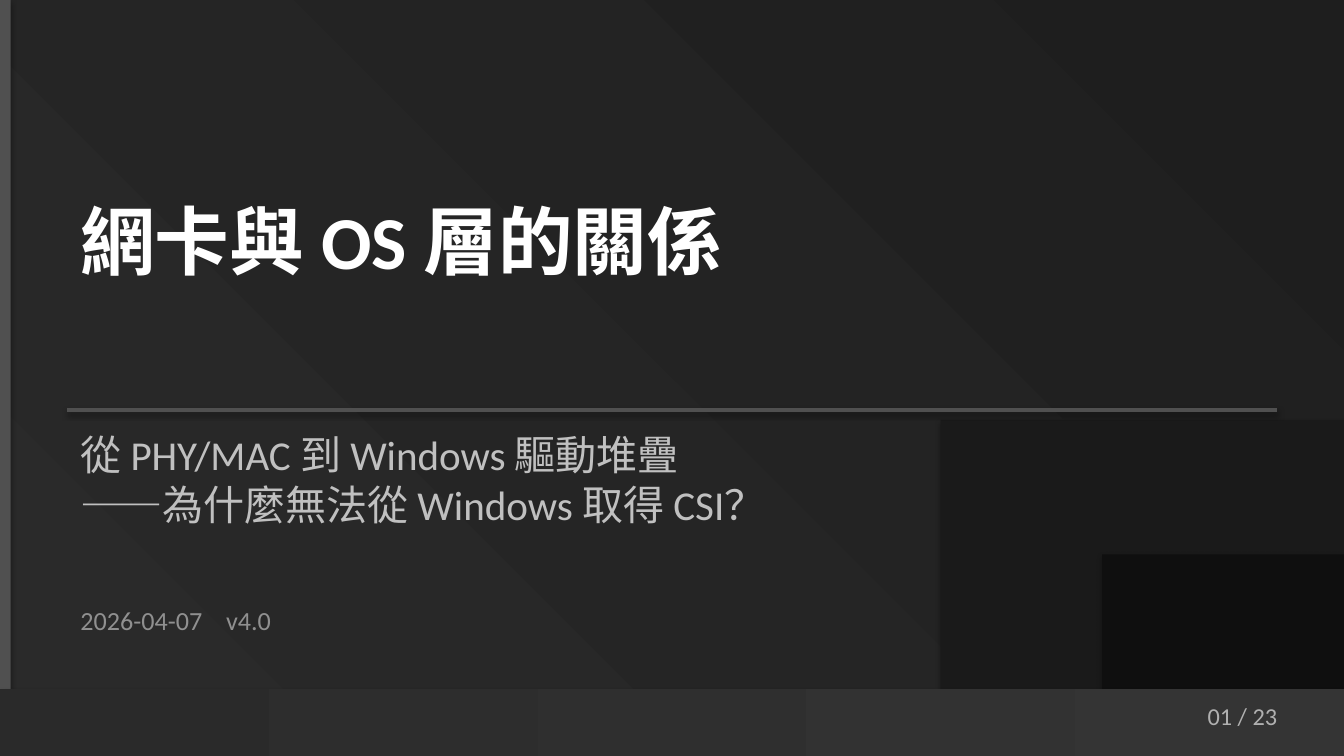
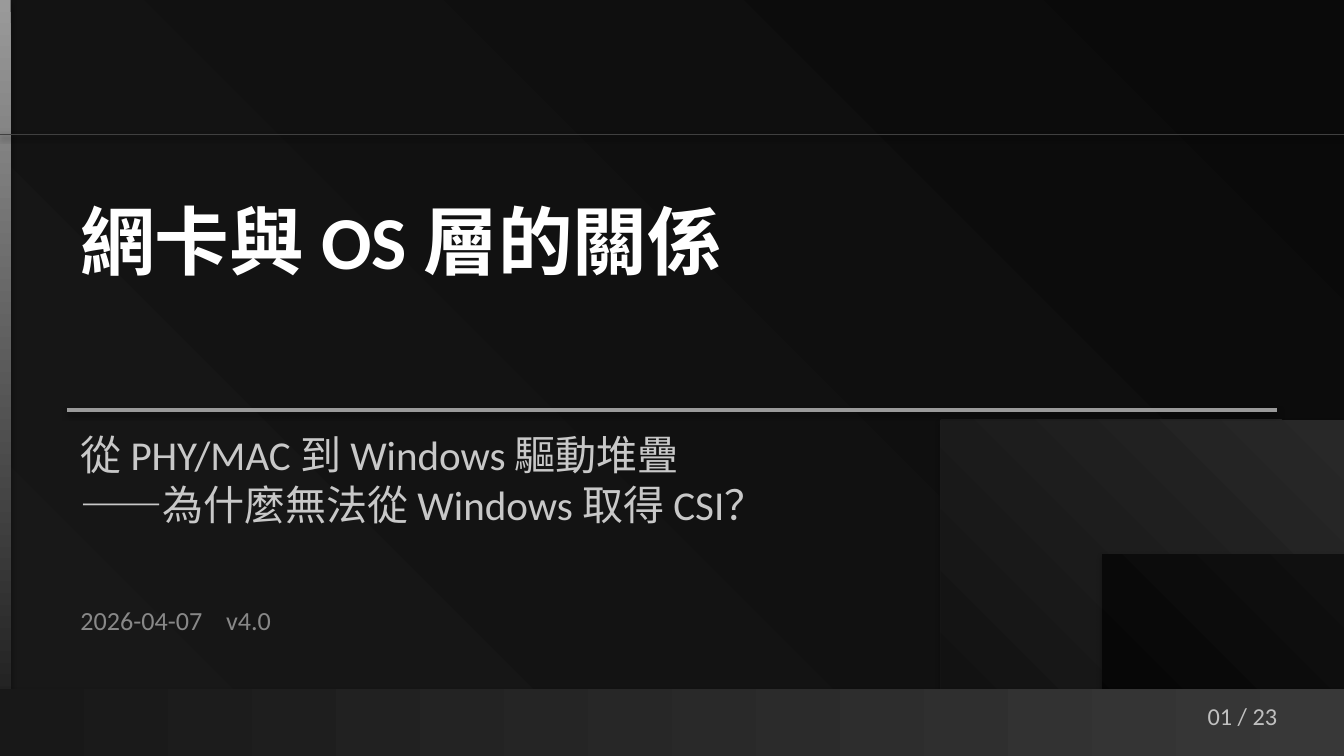
Before and after one commit to jacky92219-cell/network-ppt-project, a slide deck: slide 1 of output/network-card-csi-v5.1.pptx. Drawn at 1344x756 pixels with LibreOffice and Linux fonts; fonts in the diff are those of the drawing. Boxes give left, top, right and bottom in pixels: in the first picture for what was removed or moved away, otherwise in the second. Text is boxed around its words. In the diff, an @@ line names an element or a change of style, - is before the commit and + after.

```diff
--- a/output/network-card-csi-v5.1.pptx
+++ b/output/network-card-csi-v5.1.pptx
@@ rectangle at (x1=0, y1=0, x2=1344, y2=755): fill gradient #1E1E1E to #2A2A2A to gradient #0A0A0A to #181818 @@
@@ rectangle at (x1=0, y1=0, x2=11, y2=755): fill #505050 to gradient #9A9A9A to #181818 @@
@@ line added from (0, 134) to (1344, 134), #404040 0.5 pt @@
@@ line (67, 410) - (1277, 410): stroke #505050 2 pt to #9A9A9A 2 pt @@
@@ rectangle at (x1=941, y1=419, x2=1344, y2=755): fill #1A1A1A to gradient #282828 to #101010 @@
@@ text "從 PHY/MAC 到 Windows 驅動堆疊 ..." at (x1=80, y1=435, x2=765, y2=524): text colour #C0C0C0 to #C8C8C8 @@
@@ rectangle at (x1=1102, y1=554, x2=1344, y2=755): fill #0F0F0F to gradient #101010 to #050505 @@
@@ text "2026-04-07 v4.0" at (x1=80, y1=612, x2=271, y2=630): text colour #909090 to #888888 @@
@@ rectangle at (x1=0, y1=688, x2=1344, y2=755): fill gradient #2A2A2A to #343434 to gradient #181818 to #383838 @@
@@ text "01 / 23" at (x1=1208, y1=709, x2=1278, y2=725): text colour #B0B0B0 to #C0C0C0 @@
```
Also in this commit, not shown: 22 other slides changed, 2 other files.
